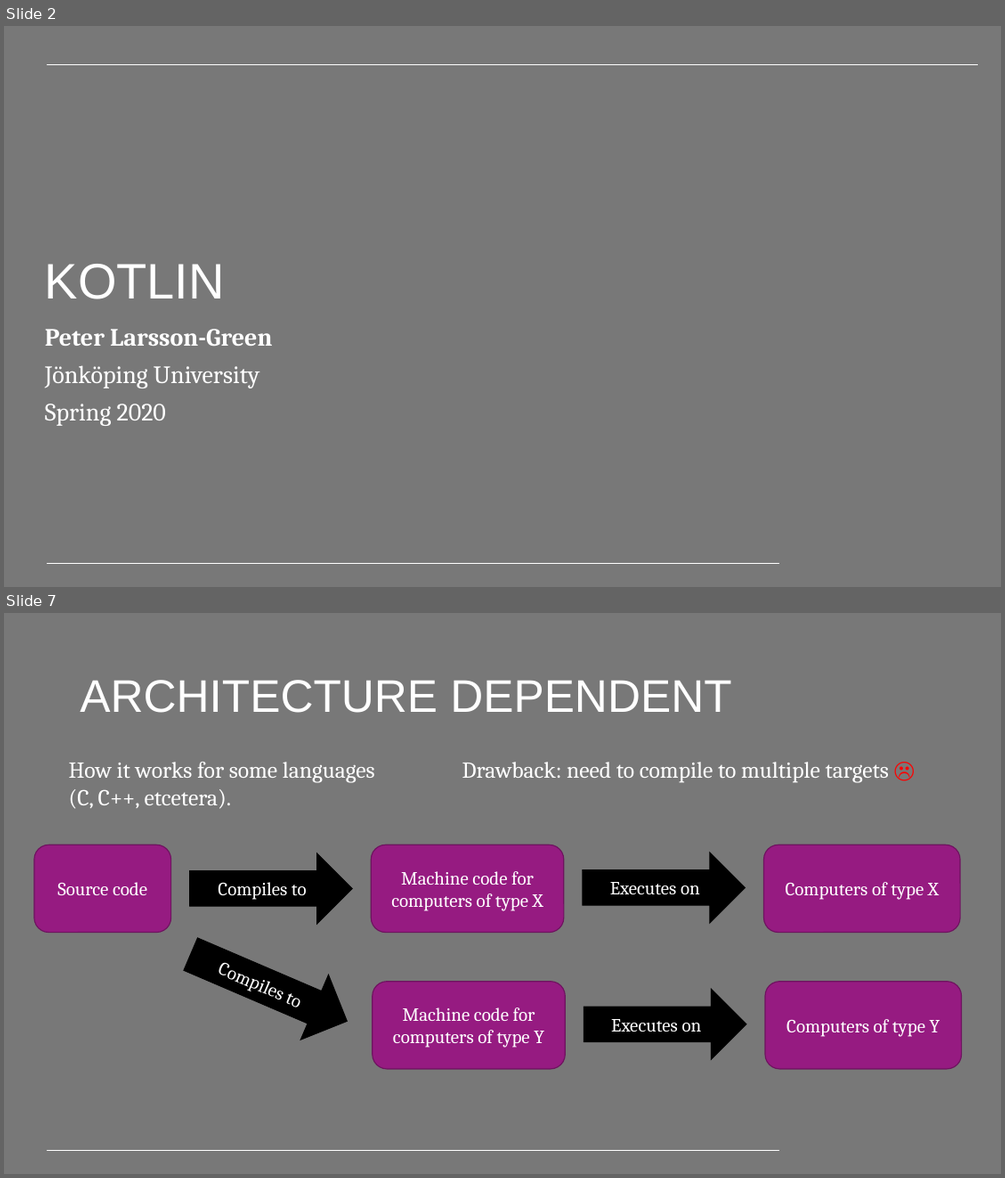
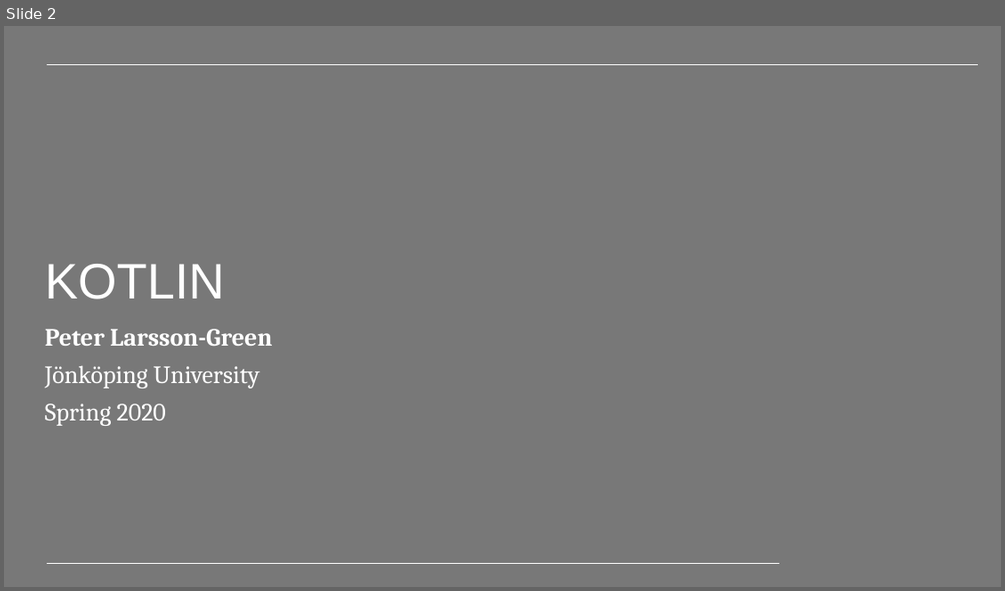
Before and after one commit to PeppeL-G/course-material, a slide deck: src/lectures/kotlin/kotlin.pptx. Shown one above the other, each under a label of ours: slides 2 and 7 before the commit, slide 2 after it; the slides between them are not shown. The pictures are 1005x1178 and 1005x591 pixels, drawn with LibreOffice and Linux fonts; fonts in the diff are those of the drawing; background and template pictures are left out. Boxes give left, top, right and bottom in pixels: in the first picture for what was removed or moved away, otherwise in the second. Text is boxed around its words. In the diff, an @@ line names an element or a change of style, - is before the commit and + after.

```diff
--- a/src/lectures/kotlin/kotlin.pptx
+++ b/src/lectures/kotlin/kotlin.pptx
@@ slide 7 removed at bbox=[4, 613, 1001, 1174], background #787878; not listed: 1 template element that a slide beside it also shows @@
@@ title removed at bbox=[80, 680, 731, 713] @@
-ARCHITECTURE DEPENDENT
@@ text removed at bbox=[69, 762, 375, 809] @@
-How it works for some languages (C, C++, etcetera).
@@ text removed at bbox=[462, 762, 890, 782] @@
-Drawback: need to compile to multiple targets ☹
@@ rounded rectangle removed at bbox=[34, 844, 170, 933] @@
-Source code
@@ rounded rectangle removed at bbox=[372, 844, 564, 933] @@
-Machine code for computers of type X
@@ right arrow removed at bbox=[582, 852, 745, 923] @@
-Executes on
@@ rounded rectangle removed at bbox=[764, 844, 961, 933] @@
-Computers of type X
@@ right arrow removed at bbox=[190, 853, 353, 924] @@
-Compiles to
@@ right arrow removed at bbox=[178, 922, 361, 1054] @@
-Compiles to
@@ rounded rectangle removed at bbox=[372, 981, 566, 1070] @@
-Machine code for computers of type Y
@@ rounded rectangle removed at bbox=[765, 981, 962, 1070] @@
-Computers of type Y
@@ right arrow removed at bbox=[584, 989, 746, 1060] @@
-Executes on
```
Also in this commit, not shown: 4 slides changed, 17 slides added, 51 other slides removed, 3 other files.
